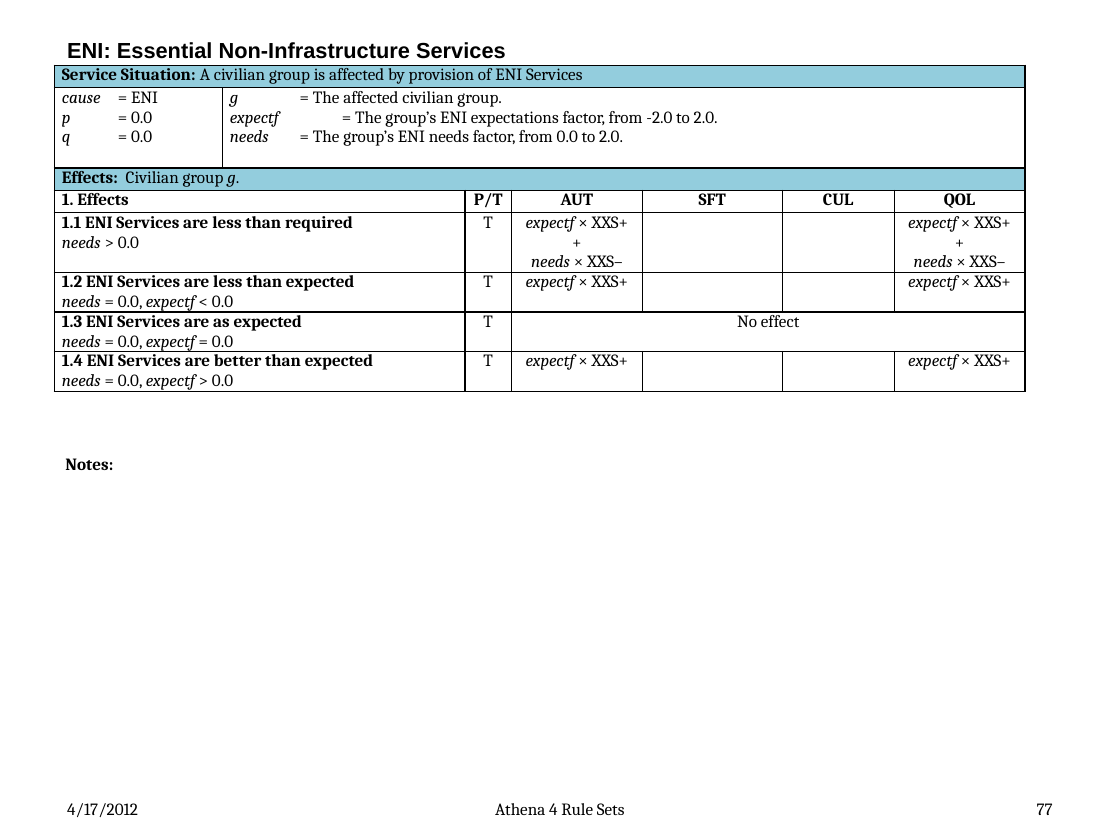
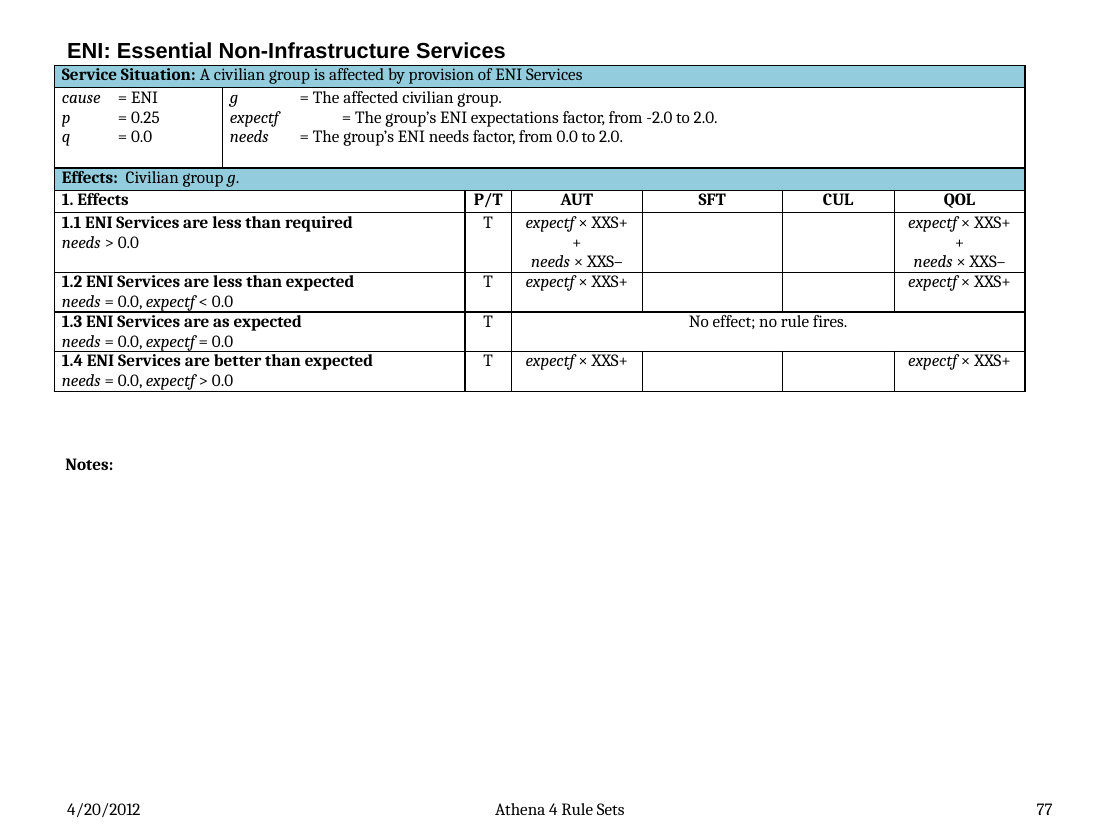
Before and after one commit to AthenaModel/athena-legacy, a slide deck: slide 77 of docs/dev/rules.pptx. Drawn at 1120x840 pixels with LibreOffice and Linux fonts; fonts in the diff are those of the drawing. Boxes give left, top, right and bottom in pixels: in the first picture for what was removed or moved away, otherwise in the second. Text is boxed around its words. In the diff, an @@ line names an element or a change of style, - is before the commit and + after.

```diff
--- a/docs/dev/rules.pptx
+++ b/docs/dev/rules.pptx
@@ table at [54,65,1026,398] @@
-row 2, column 1: cause = ENI / p = 0.0 / q = 0.0
+row 2, column 1: cause = ENI / p = 0.25 / q = 0.0
-row 7, column 4: No effect
+row 7, column 4: No effect; no rule fires.
@@ text at [67,803,140,817]: text changed @@
-4/17/2012
+4/20/2012
```
Also in this commit, not shown: 75 other slides changed, 52 other files.
